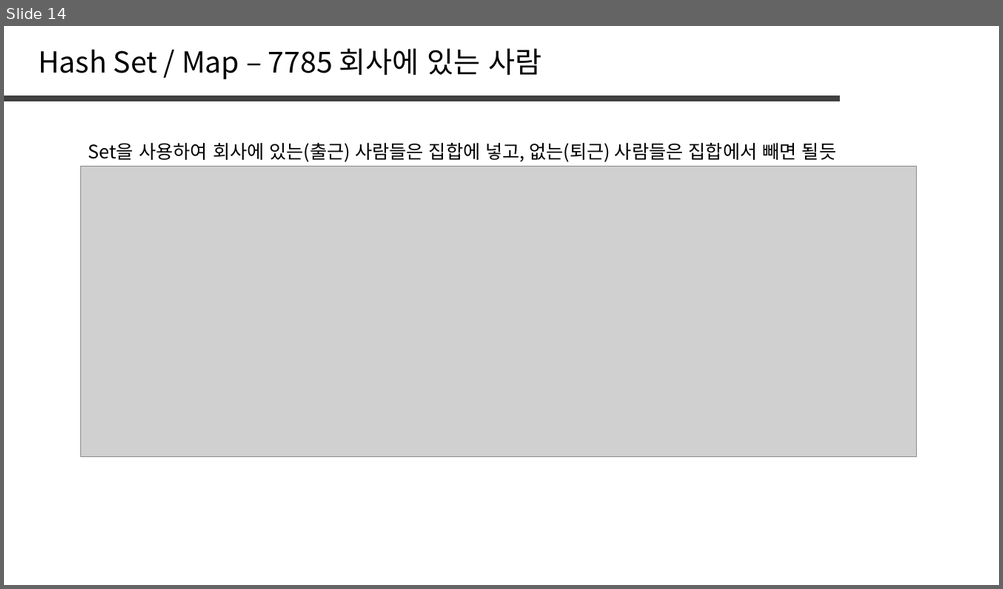
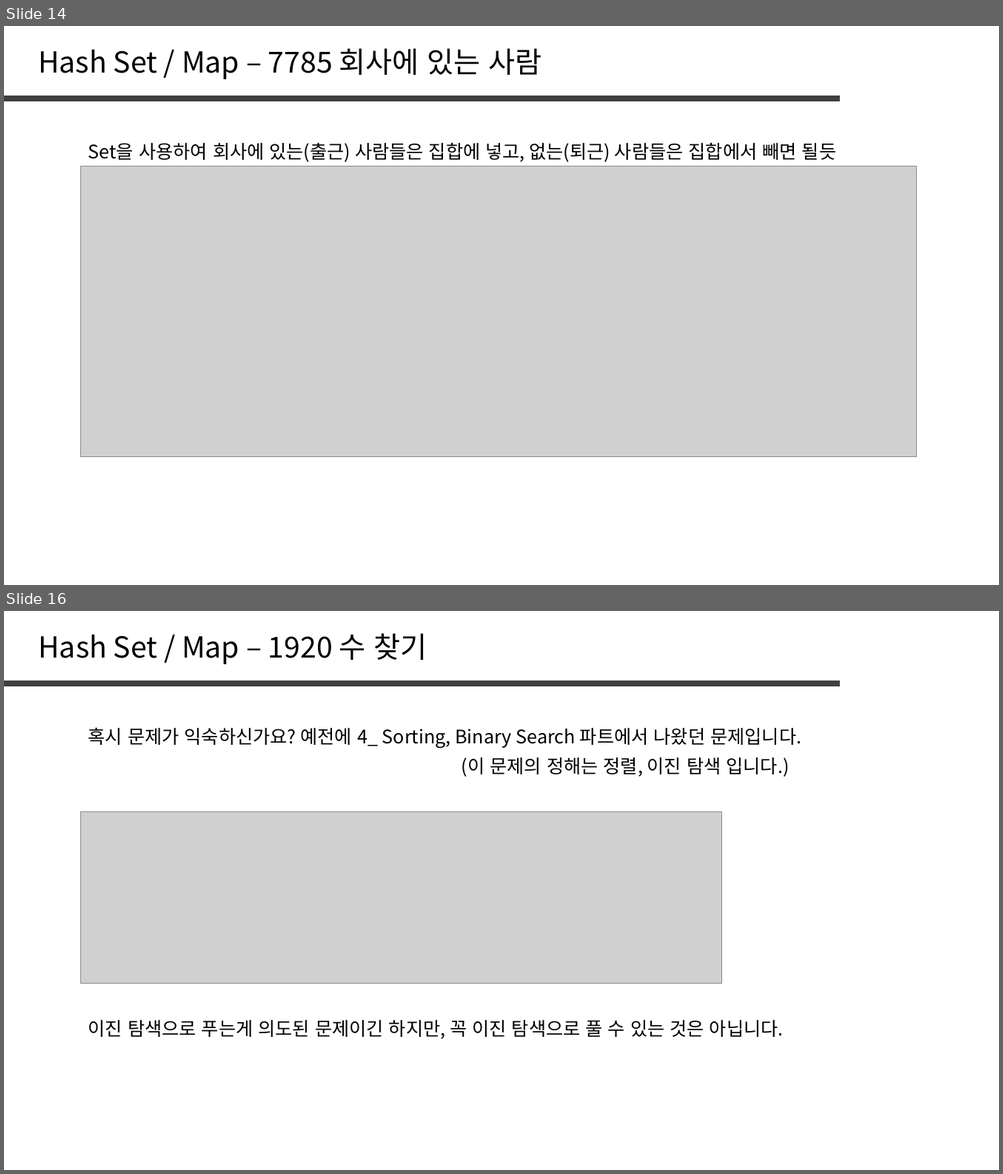
Before and after one commit to jaehoo1/PS-study, a slide deck: study/15_Hash Set, Hash Map.pptx. Shown one above the other, each under a label of ours: slide 14 before the commit, slides 14 and 16 after it; the slides between them are not shown. The pictures are 1003x589 and 1003x1174 pixels, drawn with LibreOffice and Linux fonts; fonts in the diff are those of the drawing; grey boxes stand for pictures. Boxes give left, top, right and bottom in pixels: in the first picture for what was removed or moved away, otherwise in the second. Text is boxed around its words. In the diff, an @@ line names an element or a change of style, - is before the commit and + after.

```diff
--- a/study/15_Hash Set, Hash Map.pptx
+++ b/study/15_Hash Set, Hash Map.pptx
@@ slide 16 added at (4,611,999,1170), background #FFFFFF @@
@@ text added at (38,633,427,664), 28 pt, text #000000 @@
+Hash Set / Map – 1920 수 찾기
@@ line added from (4, 684) to (839, 684), #404040 6 pt @@
@@ text added at (88,727,801,748), 18 pt, text #000000 @@
+혹시 문제가 익숙하신가요? 예전에 4_ Sorting, Binary Search 파트에서 나왔던 문제입니다.
@@ text added at (461,758,789,777), 18 pt, text #000000 @@
+(이 문제의 정해는 정렬, 이진 탐색 입니다.)
@@ picture added at (81,812,722,984) @@
@@ text added at (88,1020,783,1039), 18 pt, text #000000 @@
+이진 탐색으로 푸는게 의도된 문제이긴 하지만, 꼭 이진 탐색으로 풀 수 있는 것은 아닙니다.
```
Also in this commit, not shown: 1 slide changed, 9 other slides added.
